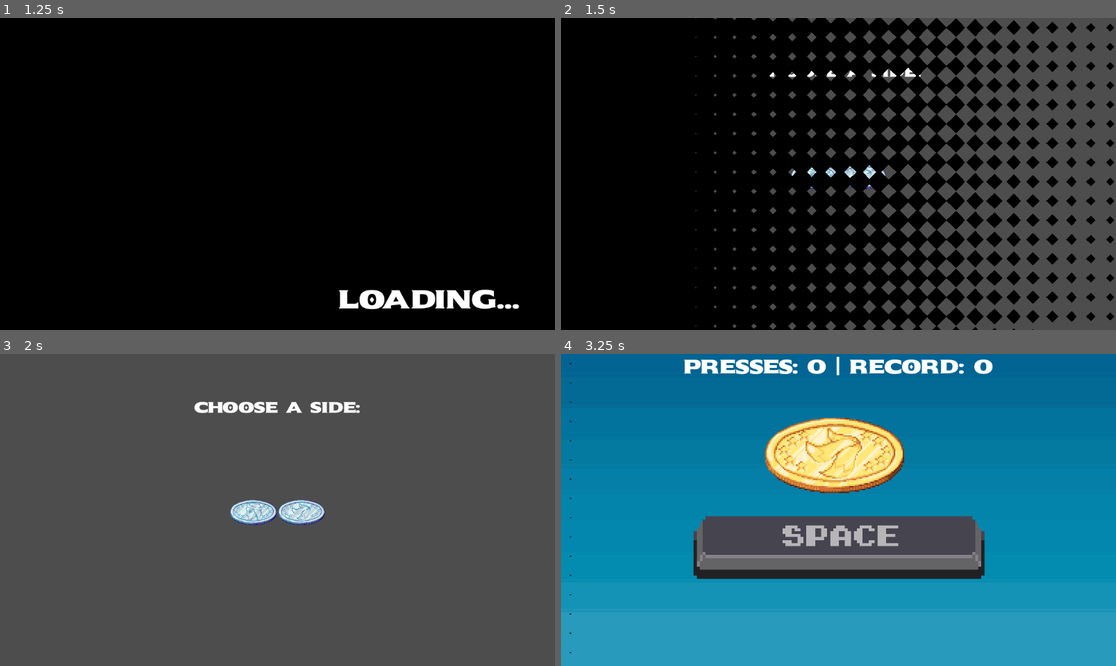
Above: before the commit, frames 1-4 (two rows, left to right).
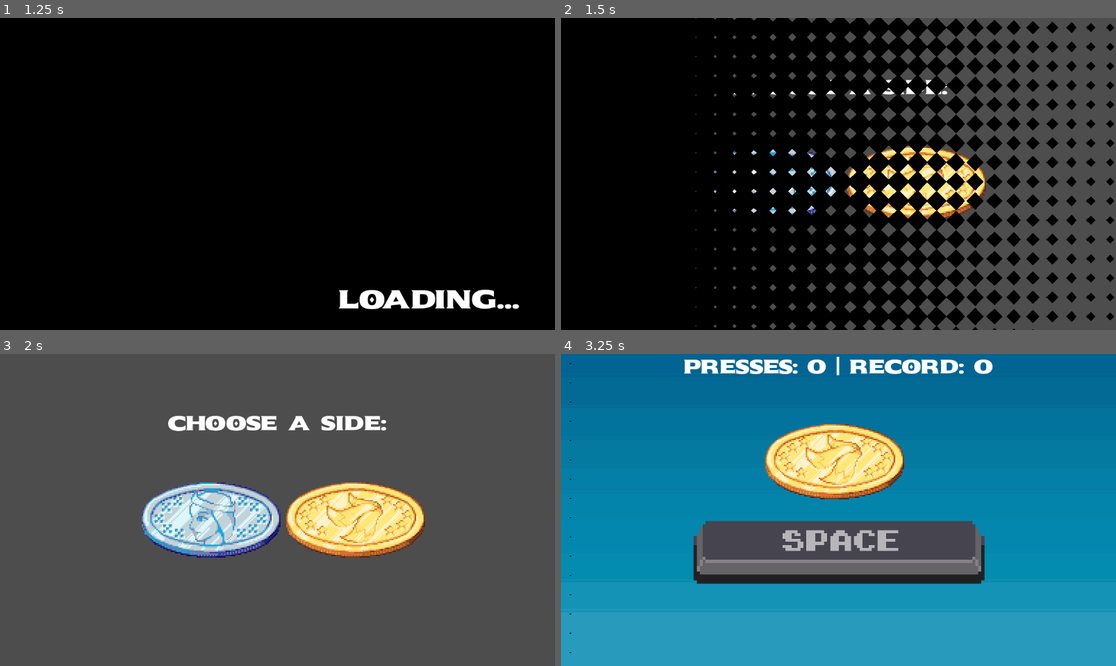
Above: after the commit, the same moments.

Repository: Xhand98/BarToss
Game: Godot game, scene res://scenes/StartMenu/StartMenu.tscn
The game is run twice, just before and just after one commit, with the same random seed, the same clock (stepped at 60 frames per second) and the same inputs. Sound files missing from this copy of the repository are replaced by a short silence.
Inputs (mouse positions are in pixels of both pictures, inside the frame that each line leads up to; where the layout moved, square brackets give the same spot in the first picture):
- Up to frame 1 (1.25 s): click (355, 158) at 0.5 s
- Up to frame 2 (1.5 s): click (916, 158) at 1.25 s
- Up to frame 3 (2 s): no input
- Up to frame 4 (3.25 s): click (771, 513) [816, 510] at 2 s; click (838, 510) [838, 503] at 2.75 s

Frame 1 is identical in both runs. In frame 2, 2.9% of the frame differs, in the area x 27-77%, y 15-66%; in frame 3, 12%, in the area x 25-77%, y 15-66%; in frame 4, 9.1%.

Commit message:
Centered choice options for coins and scaled them up

Diff:
--- a/scenes/Choice/Choice.tscn
+++ b/scenes/Choice/Choice.tscn
@@ -9,7 +9,7 @@
 
 [sub_resource type="LabelSettings" id="LabelSettings_q7tyn"]
 font = ExtResource("4_qt5e6")
-font_size = 32
+font_size = 42
 
 [node name="Choose" type="Control" unique_id=1000598228]
 layout_mode = 3
@@ -28,19 +28,25 @@
 anchor_top = 0.5
 anchor_right = 0.5
 anchor_bottom = 0.5
-offset_left = -98.0
-offset_top = -39.5
-offset_right = 98.0
-offset_bottom = 39.5
+offset_left = -465.00003
+offset_top = -111.0
+offset_right = -146.66666
+offset_bottom = -8.1666565
 grow_horizontal = 2
 grow_vertical = 2
+scale = Vector2(3, 3)
 
 [node name="HBoxContainer" type="HBoxContainer" parent="VBoxContainer2" unique_id=1324503417]
 layout_mode = 2
+size_flags_horizontal = 4
+size_flags_vertical = 4
 alignment = 1
 
 [node name="TextureButton" type="TextureButton" parent="VBoxContainer2/HBoxContainer" unique_id=398021493]
+texture_filter = 1
+texture_repeat = 1
 layout_mode = 2
+size_flags_horizontal = 0
 texture_normal = ExtResource("2_x8sy5")
 texture_hover = ExtResource("3_qt5e6")
 
@@ -48,6 +54,8 @@
 layout_mode = 2
 
 [node name="TextureButton2" type="TextureButton" parent="VBoxContainer2/HBoxContainer/HBoxContainer2" unique_id=1683332809]
+texture_filter = 1
+texture_repeat = 1
 layout_mode = 2
 texture_normal = ExtResource("3_tc67j")
 texture_hover = ExtResource("5_5wk6i")
--- a/scenes/Coin/coin.gd
+++ b/scenes/Coin/coin.gd
@@ -1,5 +1,6 @@
-extends AnimatedSprite2D
-@onready var coin: AnimatedSprite2D = $"."
+class_name Coin
+extends Node2D
+@onready var coin: AnimatedSprite2D = $AnimatedSprite2D
 
 signal flipped(result)
 var flipping := false
@@ -34,20 +35,20 @@
 
 	print("Starting flip")
 
-	play("flip")
+	coin.play("flip")
 
-	await animation_finished
+	await coin.animation_finished
 
 	print("Flip finished")
 
 	if result == 0:
 		print("Heads")
-		play("heads")
+		coin.play("heads")
 	else:
 		print("Tails")
-		play("tails")
+		coin.play("tails")
 
-	await animation_finished
+	await coin.animation_finished
 	flipped.emit(result)
 
 	flipping = false
--- a/scenes/Game/Game.tscn
+++ b/scenes/Game/Game.tscn
@@ -5,6 +5,7 @@
 [ext_resource type="Texture2D" uid="uid://cspio2jwptmpe" path="res://assets/images/SPACEALTERNATIVE.png" id="2_tt4u6"]
 [ext_resource type="Script" uid="uid://d4lxuydxdx8pe" path="res://scripts/stats.gd" id="3_tt4u6"]
 [ext_resource type="AudioStream" uid="uid://c356uk0s206s0" path="res://assets/audio/success.wav" id="4_1asa3"]
+[ext_resource type="Script" uid="uid://cffq2pyqtm5pv" path="res://scenes/Coin/coin.gd" id="4_i6kj0"]
 [ext_resource type="FontFile" uid="uid://dpcdqiqxbhoov" path="res://assets/fonts/Sekuya-Regular.ttf" id="4_yqgss"]
 [ext_resource type="PackedScene" uid="uid://dhhujck75ak0o" path="res://scenes/Coin/coin.tscn" id="5_lfncv"]
 [ext_resource type="AudioStream" uid="uid://dt0h7nsn8kyn5" path="res://assets/audio/rock_mode.ogg" id="6_50swi"]
@@ -67,6 +68,7 @@
 anchor_bottom = 1.0
 grow_horizontal = 2
 grow_vertical = 2
+mouse_filter = 2
 texture = ExtResource("2_f8ls4")
 
 [node name="World" type="Control" parent="." unique_id=113117567]
@@ -76,31 +78,34 @@
 anchor_bottom = 1.0
 grow_horizontal = 2
 grow_vertical = 2
+mouse_filter = 2
 
 [node name="AnimationPlayer" type="AnimationPlayer" parent="World" unique_id=871957787]
-root_node = NodePath("../CenterContainer/VBoxContainer/Spacebar/AnimatedSprite2D")
+root_node = NodePath("../VBoxContainer/Spacebar/AnimatedSprite2D")
 
-[node name="CenterContainer" type="CenterContainer" parent="World" unique_id=634932375]
+[node name="VBoxContainer2" type="VBoxContainer" parent="World" unique_id=530343216]
 layout_mode = 1
-anchors_preset = 14
+anchors_preset = 8
+anchor_left = 0.5
 anchor_top = 0.5
-anchor_right = 1.0
+anchor_right = 0.5
 anchor_bottom = 0.5
-offset_top = -120.0
+offset_left = -300.0
+offset_top = -100.0
+offset_right = 300.0
 offset_bottom = 100.0
 grow_horizontal = 2
 grow_vertical = 2
+mouse_filter = 2
 
-[node name="Coin" parent="World/CenterContainer" unique_id=561022357 instance=ExtResource("5_lfncv")]
+[node name="Coin" parent="World/VBoxContainer2" unique_id=561022357 instance=ExtResource("5_lfncv")]
 texture_filter = 1
 texture_repeat = 1
-position = Vector2(568, -6)
+position = Vector2(292, -14)
 scale = Vector2(3, 3)
+script = ExtResource("4_i6kj0")
 
-[node name="VBoxContainer" type="VBoxContainer" parent="World/CenterContainer" unique_id=530343216]
-layout_mode = 2
-
-[node name="Spacebar" type="TextureButton" parent="World/CenterContainer/VBoxContainer" unique_id=15269716]
+[node name="Spacebar" type="TextureButton" parent="World/VBoxContainer2" unique_id=15269716]
 texture_filter = 1
 texture_repeat = 1
 custom_minimum_size = Vector2(600, 200)
@@ -109,7 +114,7 @@
 size_flags_vertical = 8
 stretch_mode = 0
 
-[node name="AnimatedSprite2D" type="AnimatedSprite2D" parent="World/CenterContainer/VBoxContainer/Spacebar" unique_id=1716267998]
+[node name="AnimatedSprite2D" type="AnimatedSprite2D" parent="World/VBoxContainer2/Spacebar" unique_id=1716267998]
 texture_filter = 1
 texture_repeat = 1
 position = Vector2(300.99994, 188)
@@ -118,7 +123,7 @@
 animation = &"press"
 speed_scale = 15.0
 
-[node name="AudioStreamPlayer" type="AudioStreamPlayer" parent="World/CenterContainer/VBoxContainer/Spacebar/AnimatedSprite2D" unique_id=1595558505]
+[node name="AudioStreamPlayer" type="AudioStreamPlayer" parent="World/VBoxContainer2/Spacebar/AnimatedSprite2D" unique_id=1595558505]
 stream = ExtResource("4_1asa3")
 volume_db = -5.0
 
@@ -136,7 +141,8 @@
 size_flags_vertical = 0
 theme_override_fonts/font = ExtResource("4_yqgss")
 theme_override_font_sizes/font_size = 40
-text = "Presses: 0 | Record: 0 "
+text = "
+Presses: 0 | Record: 0 "
 horizontal_alignment = 1
 vertical_alignment = 1
 
@@ -148,7 +154,7 @@
 volume_db = -8.0
 
 [connection signal="press_change" from="." to="World/VBoxContainer" method="_on_control_press_change"]
-[connection signal="button_down" from="World/CenterContainer/VBoxContainer/Spacebar" to="." method="_on_texture_button_button_down"]
-[connection signal="animation_finished" from="World/CenterContainer/VBoxContainer/Spacebar/AnimatedSprite2D" to="." method="_on_animated_sprite_2d_animation_finished"]
+[connection signal="button_down" from="World/VBoxContainer2/Spacebar" to="." method="_on_texture_button_button_down"]
+[connection signal="animation_finished" from="World/VBoxContainer2/Spacebar/AnimatedSprite2D" to="." method="_on_animated_sprite_2d_animation_finished"]
 [connection signal="timeout" from="Timer" to="." method="_on_timer_timeout"]
 [connection signal="finished" from="fire_mode" to="." method="_on_fire_mode_finished"]
--- a/scripts/game.gd
+++ b/scripts/game.gd
@@ -1,13 +1,13 @@
 extends Control
 
 var savePath: String = "user://userdata.save"
-@onready var animated_sprite_2d: AnimatedSprite2D = $World/CenterContainer/VBoxContainer/Spacebar/AnimatedSprite2D
-@onready var audio_stream_player: AudioStreamPlayer = $World/CenterContainer/VBoxContainer/Spacebar/AnimatedSprite2D/AudioStreamPlayer
+@onready var audio_stream_player: AudioStreamPlayer = $World/VBoxContainer2/Spacebar/AnimatedSprite2D/AudioStreamPlayer
 @onready var world: Control = $World
 @onready var timer: Timer = $Timer
 @onready var fire_song: AudioStreamPlayer = $fire_mode
 @onready var background: TextureRect = $TextureRect
-@onready var coin = $World/CenterContainer/Coin/AnimatedSprite2D
+@onready var coin: Coin = $World/VBoxContainer2/Coin
+@onready var animated_sprite_2d: AnimatedSprite2D = $World/VBoxContainer2/Spacebar/AnimatedSprite2D
 
 @export_file("*.tscn") var next_scene: String
 
